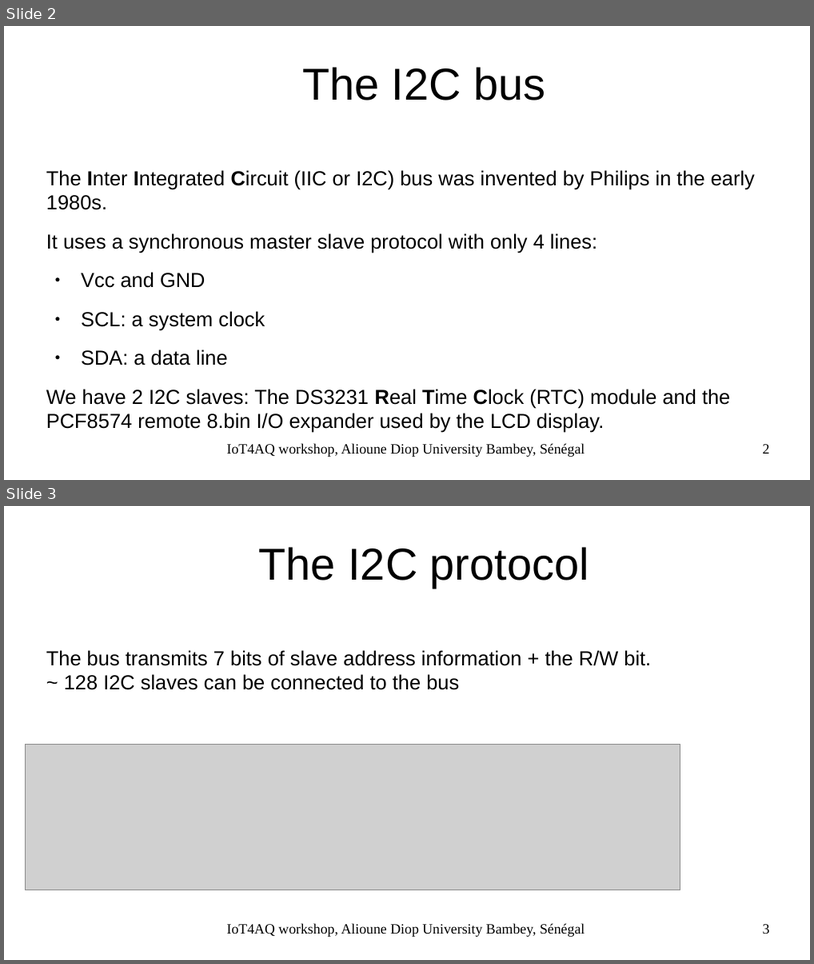
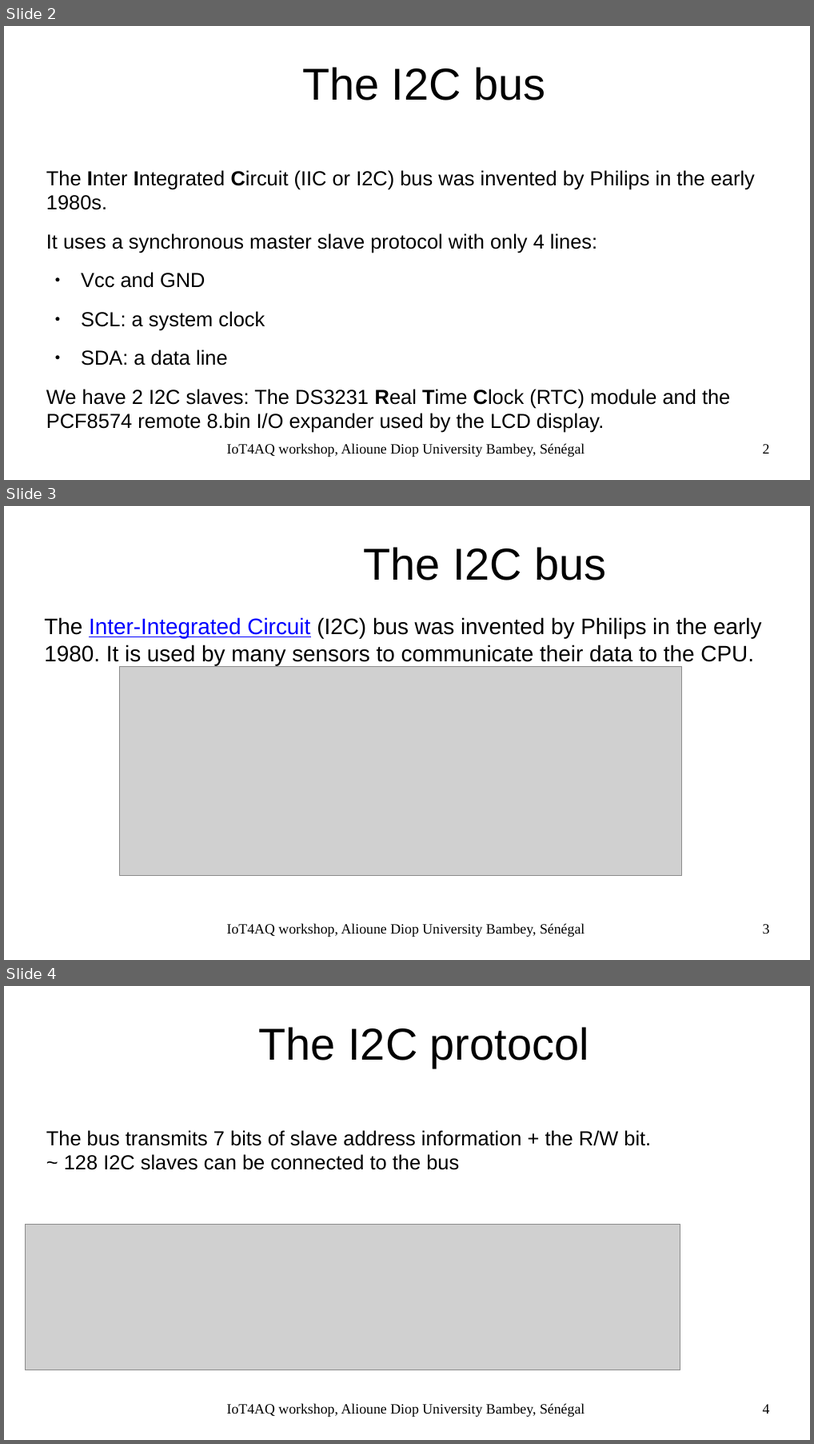
Before and after one commit to uraich/IoT4AQ, a slide deck: workshop/slides/iot4aq_i2c.odp. Shown one above the other, each under a label of ours: slides 2 and 3 before the commit, slides 2, 3 and 4 after it. The pictures are 814x964 and 814x1444 pixels, drawn with LibreOffice and Linux fonts; fonts in the diff are those of the drawing; grey boxes stand for pictures; background and template pictures are left out. Boxes give left, top, right and bottom in pixels: in the first picture for what was removed or moved away, otherwise in the second. Text is boxed around its words. In the diff, an @@ line names an element or a change of style, - is before the commit and + after.

```diff
--- a/workshop/slides/iot4aq_i2c.odp
+++ b/workshop/slides/iot4aq_i2c.odp
@@ slide 3 added at [4, 506, 810, 960], background #FFFFFF @@
@@ title added at [363, 547, 606, 580], 44 pt, text #000000 @@
+The I2C bus
@@ text added at [44, 617, 762, 665], 22 pt, text #000000 @@
+The Inter-Integrated Circuit (I2C) bus was invented by Philips in the early 1980. It is used by many sensors to communicate their data to the CPU.
@@ picture added at [119, 666, 682, 875] @@
@@ text added at [227, 923, 585, 936], 14 pt, text #000000 @@
+IoT4AQ workshop, Alioune Diop University Bambey, Sénégal
@@ page number added at [763, 924, 770, 933], 14 pt, text #000000 @@
+3
@@ what was slide 3 is now slide 4 @@
@@ page number at [763, 1404, 770, 1413]: text changed @@
-3
+4
```
Also in this commit, not shown: 8 other files.
